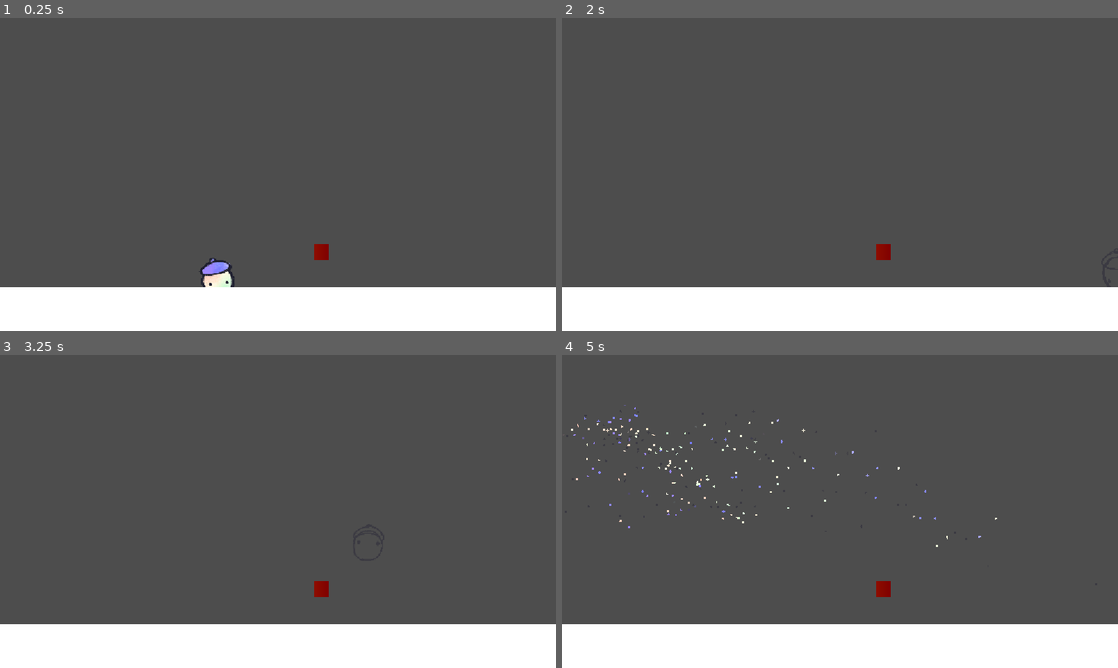
Above: before the commit, frames 1-4 (two rows, left to right).
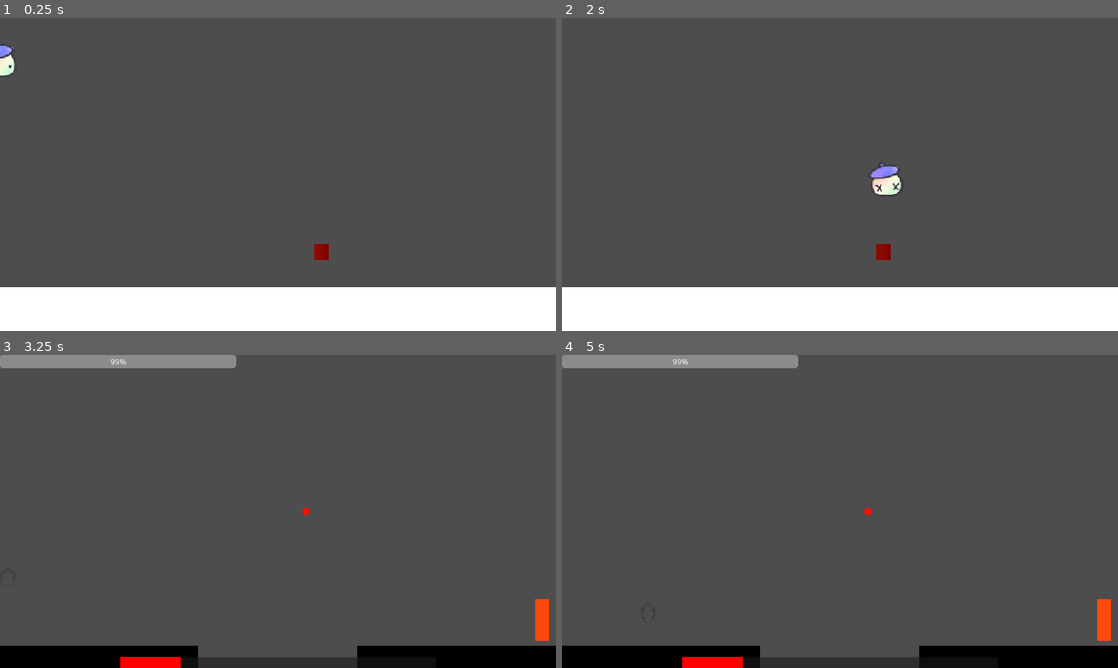
Above: after the commit, the same moments.

Repository: Cayuga007/summer-summit-2026
Game: Godot game, scene res://Levels/0 TIM TEST.tscn
Same seed, same stepped clock (60 frames per second), same inputs: the game is played once before the commit and once after it. This scene is started directly instead of the project's main scene. The engine's default icon, where the game draws it, is replaced by a stand-in: a white triangle on a blue panel in a dark square. Sound files missing from this copy of the repository are replaced by a short silence.
Inputs (mouse positions are in pixels of both pictures, inside the frame that each line leads up to):
- Up to frame 1 (0.25 s): no input
- Up to frame 2 (2 s): move the mouse to (812, 237) at 0.52 s; hold D (right) from 0.53 s (still down); tap Space (jump) at 0.6, 0.77, 1.07, 1.35, 1.52, 1.82 s; click (812, 237) at 0.67 s; move the mouse to (1006, 221) at 1.27 s
- Up to frame 3 (3.25 s): move the mouse to (111, 464) at 2.02 s; release D (right) at 2.03 s; hold A (left) from 2.03 s (still down); tap Space (jump) at 2.1, 2.85, 3.02 s; move the mouse to (305, 511) at 2.77 s; click (305, 511) at 2.92 s
- Up to frame 4 (5 s): tap Space (jump) at 3.32, 3.6, 3.77, 4.07, 4.35, 4.52, 4.82 s; move the mouse to (756, 433) at 3.52 s; move the mouse to (962, 495) at 4.27 s; release A (left) at 4.28 s; hold D (right) from 4.28 s (still down)

The runs differ from the first frame. In frame 1, 0.7% of the frame differs, in the area x 0-43%, y 8-86%; in frame 2, 0.4%; in frame 3, 16%; in frame 4, 16%, in the area x 0-100%, y 0-100%.

Commit message:
Revert "Merge branch 'main' into PlayerMovement&LevelProg"
This reverts commit 5b6609fda24abdb83faa23ba35fe1039361f2f5e, reversing
changes made to 3a5c314ebdad992b4f6190e55136d43f326dcf3d.

Diff:
--- a/HazardBlock.tscn
+++ b/HazardBlock.tscn
@@ -11,22 +11,15 @@
 [sub_resource type="GradientTexture1D" id="GradientTexture1D_cr25j"]
 gradient = SubResource("Gradient_61n01")
 
-[sub_resource type="OccluderPolygon2D" id="OccluderPolygon2D_cr25j"]
-polygon = PackedVector2Array(-18, -17, -17, 18, 15, 17, 15, -17)
-
 [node name="HazardBlock" type="Node2D" unique_id=2111362905]
 
 [node name="Area2D" type="Area2D" parent="." unique_id=1859311353]
 script = ExtResource("1_61n01")
 
 [node name="CollisionShape2D" type="CollisionShape2D" parent="Area2D" unique_id=954683158]
-position = Vector2(-1, 1)
 shape = SubResource("RectangleShape2D_cr25j")
 
 [node name="Sprite2D" type="Sprite2D" parent="Area2D" unique_id=643210145]
 position = Vector2(-1, 0.49999976)
 scale = Vector2(0.125, 35)
 texture = SubResource("GradientTexture1D_cr25j")
-
-[node name="LightOccluder2D" type="LightOccluder2D" parent="Area2D" unique_id=536598844]
-occluder = SubResource("OccluderPolygon2D_cr25j")
--- a/Levels/0 TIM TEST.tscn
+++ b/Levels/0 TIM TEST.tscn
@@ -14,13 +14,9 @@
 [sub_resource type="RectangleShape2D" id="RectangleShape2D_cr25j"]
 size = Vector2(4.65197, 0.97940075)
 
-[sub_resource type="OccluderPolygon2D" id="OccluderPolygon2D_cr25j"]
-polygon = PackedVector2Array(577, 555, -58, 558, -50, 701, 1189, 690, 1184, 551)
-
 [node name="0TimTest" type="Node2D" unique_id=784913612]
 
 [node name="Player" parent="." unique_id=1599564440 instance=ExtResource("1_wyk0b")]
-position = Vector2(453, 467)
 
 [node name="StaticBody2D" type="StaticBody2D" parent="." unique_id=1086898958]
 
@@ -35,9 +31,5 @@
 scale = Vector2(266.5, 133.5)
 shape = SubResource("RectangleShape2D_cr25j")
 
-[node name="LightOccluder2D" type="LightOccluder2D" parent="StaticBody2D" unique_id=1791219267]
-position = Vector2(3, 2)
-occluder = SubResource("OccluderPolygon2D_cr25j")
-
 [node name="HazardBlock2" parent="." unique_id=2111362905 instance=ExtResource("2_risw2")]
 position = Vector2(667, 484)
--- a/assets/particle/PixelChunk.tscn
+++ /dev/null
@@ -1,23 +0,0 @@
-[gd_scene format=3 uid="uid://bfw8f12yakp25"]
-
-[ext_resource type="Script" uid="uid://dy1kh6rijc6hy" path="res://assets/particle/pixel_chunk.gd" id="1_oj1fl"]
-
-[sub_resource type="PhysicsMaterial" id="PhysicsMaterial_61n01"]
-friction = 0.51
-bounce = 0.7
-
-[sub_resource type="RectangleShape2D" id="RectangleShape2D_cr25j"]
-size = Vector2(4, 4)
-
-[node name="PixelChunk" type="RigidBody2D" unique_id=1078544451]
-position = Vector2(1, -1)
-mass = 0.115
-physics_material_override = SubResource("PhysicsMaterial_61n01")
-script = ExtResource("1_oj1fl")
-
-[node name="ColorRect" type="ColorRect" parent="." unique_id=1624189246]
-offset_right = 4.0
-offset_bottom = 4.0
-
-[node name="CollisionShape2D" type="CollisionShape2D" parent="." unique_id=1517372634]
-shape = SubResource("RectangleShape2D_cr25j")
--- a/assets/particle/pixel_chunk.gd
+++ /dev/null
@@ -1,93 +0,0 @@
-extends RigidBody2D
-
-@onready var color_rect: ColorRect = $ColorRect
-
-var target_position: Vector2 = Vector2.ZERO
-var is_homing: bool = false
-var homing_time: float = 0.0
-var total_homing_duration: float = 0.85
-var current_vel: Vector2 = Vector2.ZERO
-var start_rot: float = 0.0
-
-# Unique frequency and phase offset for organic floating turbulence
-var hover_seed: float = 0.0
-var hover_amplitude: float = 0.0
-
-
-func setup(col: Color, initial_vel: Vector2) -> void:
-	color_rect.color = col
-	linear_velocity = initial_vel
-	# Generate independent floating traits per chunk
-	hover_seed = randf_range(0.0, TAU)
-	hover_amplitude = randf_range(1.5, 4.0)
-
-
-func recall_to(target_pos: Vector2, delay: float, duration: float) -> void:
-	if is_homing:
-		return
-
-	if delay > 0.0:
-		await get_tree().create_timer(delay).timeout
-
-	collision_layer = 0
-	collision_mask = 0
-	gravity_scale = 0.0
-
-	current_vel = linear_velocity
-	rotation = wrapf(rotation, -PI, PI)
-	start_rot = rotation
-	target_position = target_pos.round()
-	total_homing_duration = maxf(duration, 0.1)
-	homing_time = 0.0
-
-	freeze = true
-	freeze_mode = RigidBody2D.FREEZE_MODE_KINEMATIC
-	is_homing = true
-
-
-func _physics_process(delta: float) -> void:
-	if not is_homing:
-		return
-
-	homing_time += delta
-	var t: float = clampf(homing_time / total_homing_duration, 0.0, 1.0)
-
-	# 1. Base translation: Smooth quintic curve (acceleration to cruise)
-	var ease_blend: float = t * t * t * (t * (t * 6.0 - 15.0) + 10.0)
-
-	var to_target: Vector2 = target_position - global_position
-	var distance: float = to_target.length()
-
-	# 2. Overdamped arrival (critically damped - no bounce or spring overshoot)
-	# Approaching the end (t > 0.7), deceleration ramps up heavily to clamp velocity
-	var arrival_damping: float = 1.0 - smoothstep(0.7, 1.0, t)
-	var pull_factor: float = ease_blend * (12.0 * arrival_damping + 4.0)
-	var desired_vel: Vector2 = to_target * pull_factor
-
-	# Steer toward target; high dampening near target eliminates oscillation
-	var steer_weight: float = lerpf(3.0, 28.0, ease_blend)
-	current_vel = current_vel.lerp(desired_vel, steer_weight * delta)
-
-	# 3. Subtle floating / hover envelope
-	# Active primarily during the mid-flight to near-docking phase (peaks between 0.4 and 0.85)
-	var hover_envelope: float = sin(t * PI)
-	var hover_offset: Vector2 = Vector2.ZERO
-	if hover_envelope > 0.01:
-		var time_scale: float = homing_time * 7.0 + hover_seed
-		# Gentle vertical bobbing with a slight horizontal drift
-		hover_offset = Vector2(
-			cos(time_scale * 0.7) * (hover_amplitude * 0.4),
-			sin(time_scale) * hover_amplitude
-		) * hover_envelope
-
-	# Apply position update
-	global_position += (current_vel * delta) + (hover_offset * delta * 4.0)
-
-	# Smooth rotation back to 0 without wobble
-	rotation = lerp_angle(start_rot, 0.0, ease_blend)
-
-	# Strict snap and clean freeze when time runs out or distance is negligible
-	if t >= 1.0 or (distance < 0.4 and current_vel.length() < 5.0):
-		global_position = target_position
-		rotation = 0.0
-		is_homing = false
--- a/pixel_sand.gdshader
+++ /dev/null
@@ -1,64 +0,0 @@
-shader_type particles;
-
-// These default values are completely overwritten by the GDScript at runtime.
-uniform sampler2D sprite_texture : hint_default_black;
-uniform vec2 sprite_size = vec2(32.0, 32.0);
-
-// Physics and Collision.
-uniform float gravity_strength = 450.0;
-uniform float spread_horizontal = 35.0;
-uniform vec2 emitter_velocity = vec2(0.0, 0.0);
-uniform float inherit_ratio = 1.0;
-
-// Fake floor collision (Distance from center of sprite to the ground).
-// Adjust this in the Inspector -> Shader Parameters to match half your character's height.
-uniform float floor_y_offset = 16.0;
-
-uniform float horizontal_damping = 4.0;
-uniform float velocity_deadzone = 2.0;
-
-float hash(vec2 p) {
-    return fract(sin(dot(p, vec2(12.9898, 78.233))) * 43758.5453);
-}
-
-void start() {
-    int total_pixels = int(sprite_size.x * sprite_size.y);
-    int p_index = int(INDEX) % total_pixels;
-
-    float px = float(p_index % int(sprite_size.x));
-    float py = float(p_index / int(sprite_size.x));
-
-    // Standard UV mapping for individual PNGs.
-    vec2 uv = (vec2(px, py) + 0.5) / sprite_size;
-
-    vec4 col = texture(sprite_texture, uv);
-
-    if (col.a >= 0.1) {
-        COLOR = col;
-        vec2 local_pos = vec2(px, py) - (sprite_size * 0.5);
-        TRANSFORM[3].xy = local_pos;
-
-        float rnd = hash(vec2(px, py));
-        float h_jitter = (rnd - 0.5) * spread_horizontal;
-        vec2 initial_2d = (emitter_velocity * inherit_ratio) + vec2(h_jitter, -rnd * 20.0);
-        VELOCITY = vec3(initial_2d.x, initial_2d.y, 0.0);
-    } else {
-        ACTIVE = false;
-    }
-}
-
-void process() {
-    // Custom floor collision to replace LightOccluder2D.
-    if (TRANSFORM[3].y >= floor_y_offset) {
-        TRANSFORM[3].y = floor_y_offset;
-        VELOCITY = vec3(0.0);
-    } else {
-        // Still in air: Apply gravity and damping.
-        VELOCITY.y += gravity_strength * DELTA;
-        VELOCITY.x = mix(VELOCITY.x, 0.0, clamp(DELTA * horizontal_damping, 0.0, 1.0));
-
-        if (length(VELOCITY.xy) < velocity_deadzone) {
-            VELOCITY = vec3(0.0);
-        }
-    }
-}
--- a/player.gd
+++ b/player.gd
@@ -1,16 +1,4 @@
 class_name Player extends CharacterBody2D
-
-# Pixel sand configuration and resource binding
-const PIXEL_CHUNK_SCENE = preload("res://assets/particle/PixelChunk.tscn")
-@export var pixel_step: int = 4
-@export var death_settle_time: float = 1.0
-@export var chunk_recall_duration: float = 0.85
-@export var chunk_recall_max_delay: float = 0.1
-
-# Stores active pixel chunk references and their sprite offsets
-# Format: { "chunk": RigidBody2D, "offset": Vector2 }
-var active_chunks: Array[Dictionary] = []
-var spawn_point: Vector2 = Vector2.ZERO
 
 var ice_contacts := 0
 var bounce_contacts := 0
@@ -48,6 +36,8 @@
 var _jumped_this_airtime := false
 
 
+# Base Y-offset applied during jumping animation.
+const JUMP_Y_OFFSET: float = -109.0
 const JUMP_COOLDOWN = 0.5
 const JUMP_BUFFER_WINDOW = 0.10
 const FALL_JUMP_BUFFER_WINDOW = 0.25
@@ -55,7 +45,6 @@
 var jump_buffer_t := 0.0
 var fall_jump_buffer_t := FALL_JUMP_BUFFER_WINDOW
 var jump_t := 0.0
-
 
 func _ready() -> void:
 	# Listen for animation finish to automatically exit the landing state.
@@ -293,7 +282,8 @@
 		if sprite.animation != "Jumping":
 			sprite.play("Jumping")
 
-
+		# Apply vertical jumping offset.
+		sprite.offset.y = -JUMP_Y_OFFSET if gravity_flipped else JUMP_Y_OFFSET
 
 		# Pause default playback so physics manually steers the frames.
 		sprite.pause()
@@ -318,16 +308,16 @@
 			is_landing = true
 			sprite.set_frame_and_progress(6, 0.0)
 			sprite.play()
-
+			sprite.offset.y = -JUMP_Y_OFFSET if gravity_flipped else JUMP_Y_OFFSET
 			return
 
 	# If landing sequence (frames 6 -> 7 -> 8) is still playing, keep waiting until frame 8 finishes.
 	if is_landing:
-
-		return
-
-
-
+		sprite.offset.y = -JUMP_Y_OFFSET if gravity_flipped else JUMP_Y_OFFSET
+		return
+
+	# Reset Y offset for standard ground animations.
+	sprite.offset.y = 0.0
 
 	# Case 3: Standard ground states (Idle / Walking).
 	if not is_zero_approx(velocity.x):
@@ -377,6 +367,7 @@
 
 
 func die() -> void:
+	# Prevent triggering death multiple times
 	if is_dead:
 		return
 	is_dead = true
@@ -384,105 +375,22 @@
 	if jump_sfx.playing:
 		jump_sfx.stop()
 
-	var impact_velocity: Vector2 = velocity
+	# 1. Stop horizontal movement and interactions
+	velocity = Vector2.ZERO
 
 	_play_death_sfx()
 
 	# 2. Trigger the death animation
 	sprite.play("Death")
 
+	# 3. Emit the particle effect
 	if death_particles:
 		death_particles.restart()
 		death_particles.emitting = true
 
-	# Defer spawning to avoid physics query flushing locks
-	call_deferred("spawn_pixel_sand", impact_velocity)
-	sprite.visible = false
-	velocity = Vector2.ZERO
-
-	# Wait for sand chunks to physically scatter and settle
-	await get_tree().create_timer(death_settle_time).timeout
-
-	# Trigger fluid reassembly back at the spawn position
-	respawn(spawn_point)
-
-
-func spawn_pixel_sand(impact_vel: Vector2) -> void:
-	active_chunks.clear()
-
-	var cur_anim: String = sprite.animation
-	var cur_frame: int = sprite.frame
-	var frame_texture: Texture2D = sprite.sprite_frames.get_frame_texture(cur_anim, cur_frame)
-	if not frame_texture:
-		return
-
-	var img: Image = frame_texture.get_image()
-	if not img:
-		return
-
-	var img_size: Vector2i = img.get_size()
-	var sprite_center: Vector2 = Vector2(img_size) * 0.5
-
-	for y in range(0, img_size.y, pixel_step):
-		for x in range(0, img_size.x, pixel_step):
-			var col: Color = img.get_pixel(x, y)
-			if col.a < 0.1:
-				continue
-
-			var chunk = PIXEL_CHUNK_SCENE.instantiate() as RigidBody2D
-			get_parent().add_child(chunk)
-
-			var local_offset = Vector2(float(x), float(y)) - sprite_center
-			chunk.global_position = sprite.global_position + local_offset
-
-			# Prevent one-frame flash to (0,0) from engine interpolation
-			chunk.reset_physics_interpolation()
-
-			var scatter = Vector2(randf_range(-50.0, 50.0), randf_range(-80.0, -20.0))
-			var final_vel = (impact_vel * 0.4) + scatter
-			chunk.setup(col, final_vel)
-
-			active_chunks.append({
-				"chunk": chunk,
-				"offset": local_offset
-			})
-
-
-func respawn(respawn_position: Vector2) -> void:
-	# 1. Snap player position to exact integer pixels
-	global_position = respawn_position.round()
-	velocity = Vector2.ZERO
-	sprite.visible = false
-	if collision_shape:
-		collision_shape.set_deferred("disabled", true)
-
-	# 2. Ensure sprite is queued to exact idle frame 0
-	sprite.play("Idle")
-	sprite.set_frame_and_progress(0, 0.0)
-
-	# 3. Command each chunk to return to its snapped target offset
-	for item in active_chunks:
-		var chunk = item["chunk"]
-		if is_instance_valid(chunk):
-			var target_pos: Vector2 = (global_position + item["offset"]).round()
-			var delay: float = randf_range(0.0, chunk_recall_max_delay)
-			chunk.recall_to(target_pos, delay, chunk_recall_duration)
-
-	# 4. Wait until the slowest chunk completes flight
-	await get_tree().create_timer(chunk_recall_duration + chunk_recall_max_delay).timeout
-
-	# 5. Brief micro-settle for one render frame to guarantee all tweens finalized
-	await get_tree().process_frame
-
-	# 6. Atomic swap: Show real sprite and purge all chunk nodes simultaneously
-	sprite.visible = true
-	is_dead = false
-	if collision_shape:
-		collision_shape.set_deferred("disabled", false)
-
-	for item in active_chunks:
-		var chunk = item["chunk"]
-		if is_instance_valid(chunk):
-			chunk.queue_free()
-
-	active_chunks.clear()
+	# 4. Optional: Disable collision so the corpse doesn't block hazards/triggers
+	$CollisionShape2D.set_deferred("disabled", true)
+
+	# 5. Handle reload or respawn after the death animation finishes
+	await sprite.animation_finished
+	LevelManager.retry()
--- a/project.godot
+++ b/project.godot
@@ -88,7 +88,6 @@
 [physics]
 
 3d/physics_engine="Jolt Physics"
-common/physics_interpolation=true
 
 [rendering]
 
Binary file changed: assets/mc/mc_idle0.png
Binary file changed: assets/mc/mc_idle1.png
Binary file changed: assets/mc/mc_idle2.png
Binary file removed: assets/mc/mc_jump1.png
Not shown, removed: assets/mc/mc_jump1.png.import
Binary file removed: assets/mc/mc_jump2.png
Not shown, removed: assets/mc/mc_jump2.png.import
Binary file removed: assets/mc/mc_jump3.png
Not shown, removed: assets/mc/mc_jump3.png.import
Binary file removed: assets/mc/mc_jump4.png
Not shown, removed: assets/mc/mc_jump4.png.import
Binary file removed: assets/mc/mc_jump5.png
(and 15 more such lines)
